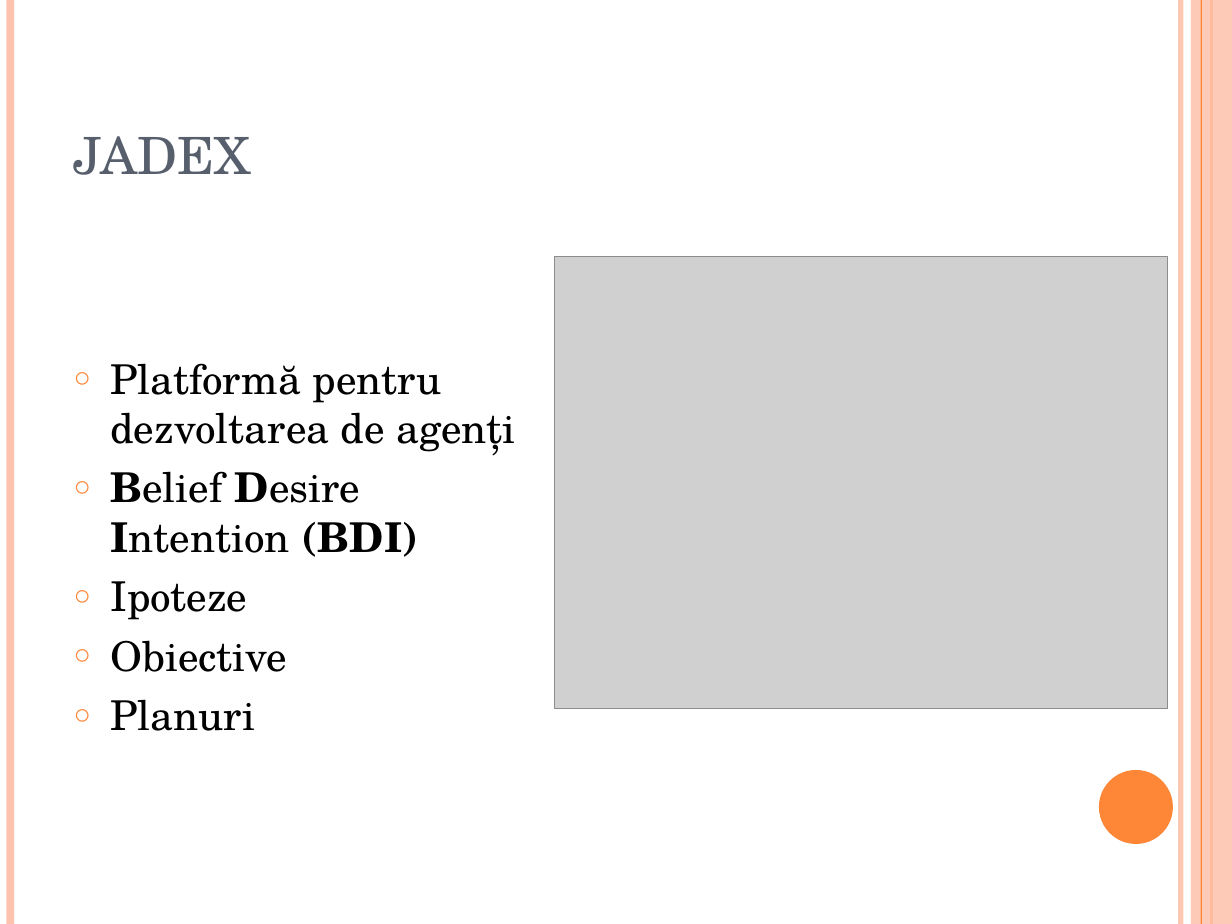
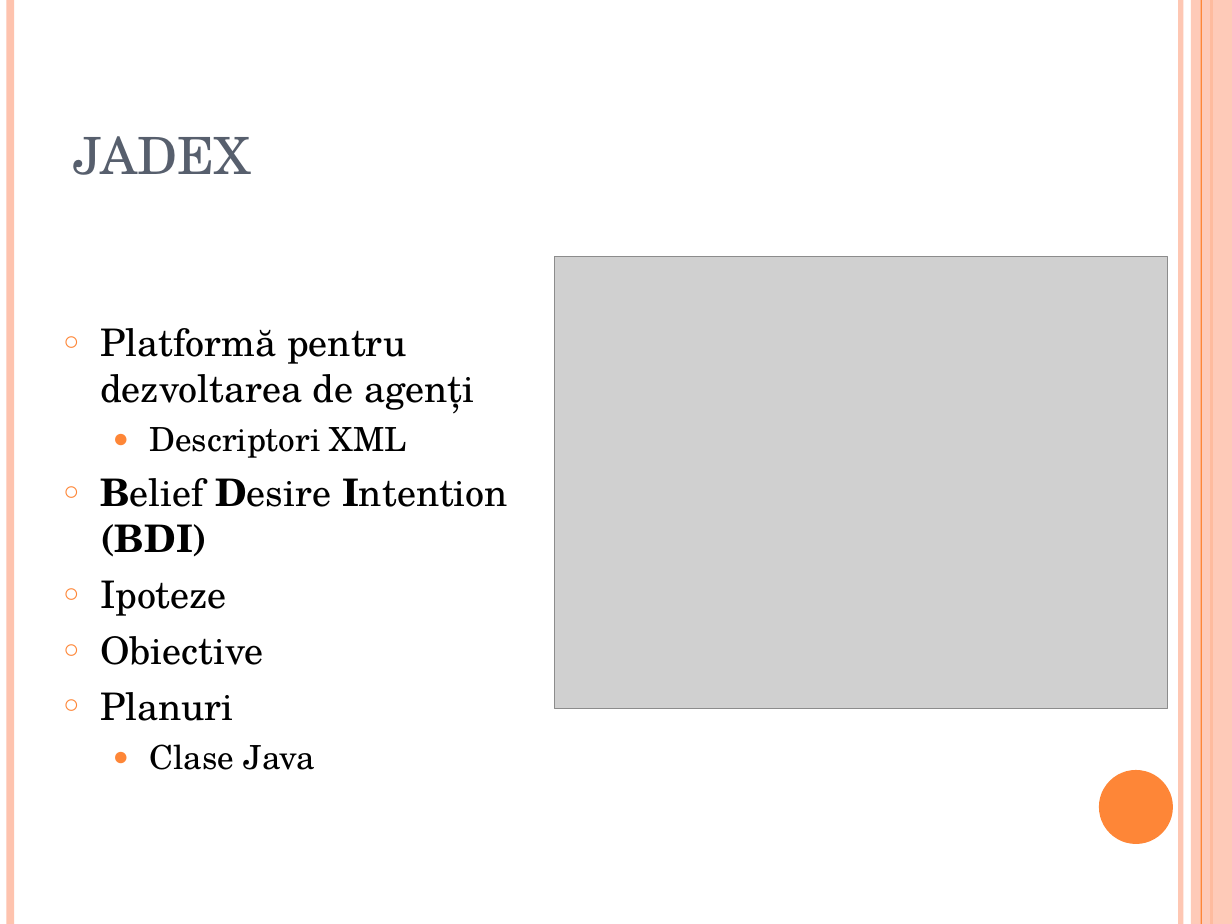
Before and after one commit to yhkim93/context-aware-smarthome, a slide deck: slide 7 of Lucrare Scrisa/ppt/PrezentareRatiuMihai20iunie.ppt. Drawn at 1232x924 pixels with LibreOffice and Linux fonts; fonts in the diff are those of the drawing; grey boxes stand for pictures. Boxes give left, top, right and bottom in pixels: in the first picture for what was removed or moved away, otherwise in the second. Text is boxed around its words. In the diff, an @@ line names an element or a change of style, - is before the commit and + after.

Commit message:
Added updated presentation

```diff
--- a/Lucrare Scrisa/ppt/PrezentareRatiuMihai20iunie.ppt
+++ b/Lucrare Scrisa/ppt/PrezentareRatiuMihai20iunie.ppt
@@ text "Platformă pentru dezvoltarea de agenţi": place and size @@
-text "Platformă pentru dezvoltarea de agenţi" at (110,363,515,731)
+text "Platformă pentru dezvoltarea de agenţi" at (100,328,508,770)
@@ text at (100,328,508,721): size 24 to 22.2 pt in "Platformă pentru dezvoltarea de agenţi", "Belief Desire Intention (BDI)", "Ipoteze", "Obiective" and 1 more places @@
@@ text at (150,427,407,458): paragraph added @@
+  ● Descriptori XML
@@ text at (150,744,315,770): paragraph added @@
+  ● Clase Java
```
Also in this commit, not shown: 1 other file.
